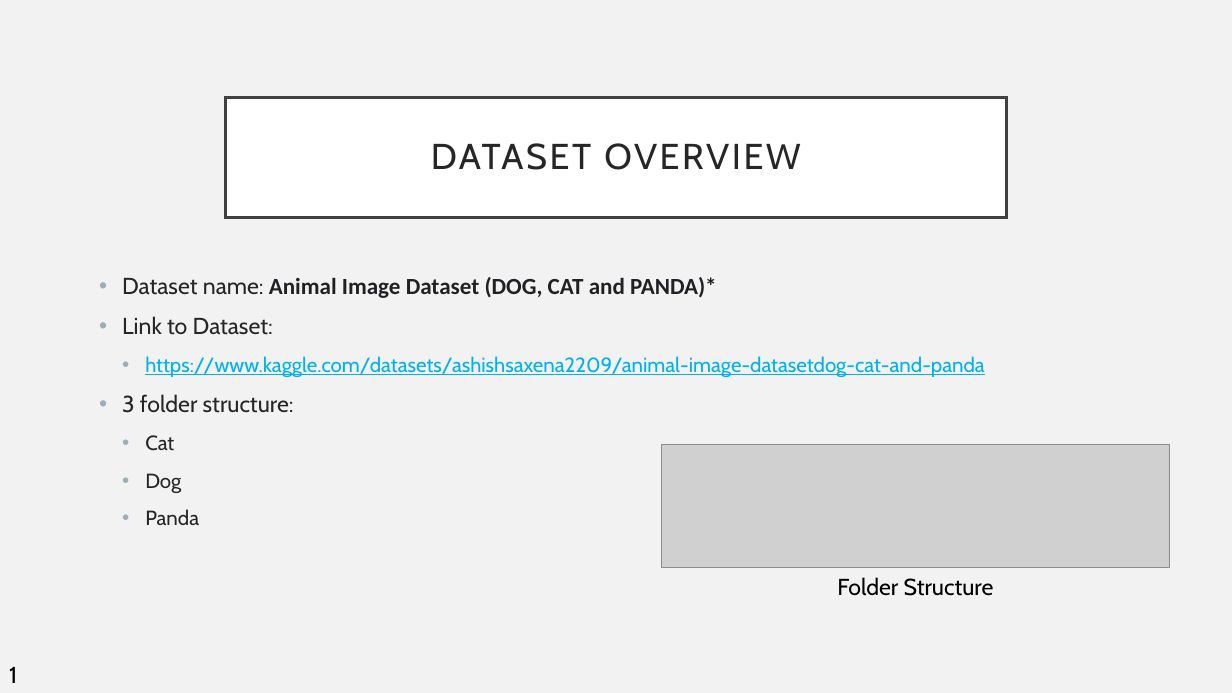
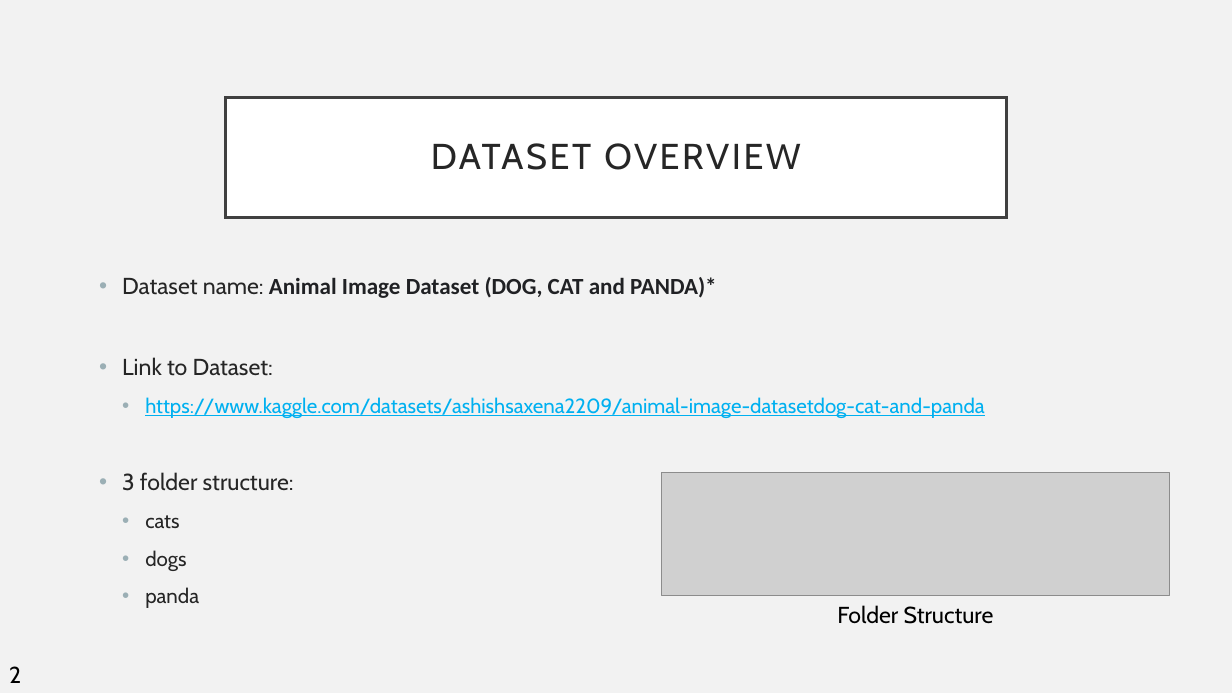
Before and after one commit to EZRA-DVLPR/MachineLearning-Comp542, a slide deck: slide 5 of group_proj/presentations/FinalPresentation.pptx (slide 4 before the commit). Drawn at 1232x693 pixels with LibreOffice and Linux fonts; fonts in the diff are those of the drawing; grey boxes stand for pictures. Boxes give left, top, right and bottom in pixels: in the first picture for what was removed or moved away, otherwise in the second. Text is boxed around its words. In the diff, an @@ line names an element or a change of style, - is before the commit and + after.

```diff
--- a/group_proj/presentations/FinalPresentation.pptx
+++ b/group_proj/presentations/FinalPresentation.pptx
@@ picture: place and size @@
-picture at box(662, 445, 1170, 567)
+picture at box(662, 472, 1170, 595)
@@ text at box(145, 515, 199, 608): text changed @@
-  • Cat
-  • Dog
-  • Panda
+  • cats
+  • dogs
+  • panda
@@ text "Folder Structure": place and size @@
-text "Folder Structure" at box(837, 577, 994, 596)
+text "Folder Structure" at box(837, 605, 994, 624)
@@ text at box(9, 666, 21, 683): text changed @@
-1
+2
```
Also in this commit, not shown: 8 other slides changed, 30 slides added, 4 slides removed, 1 other file.
